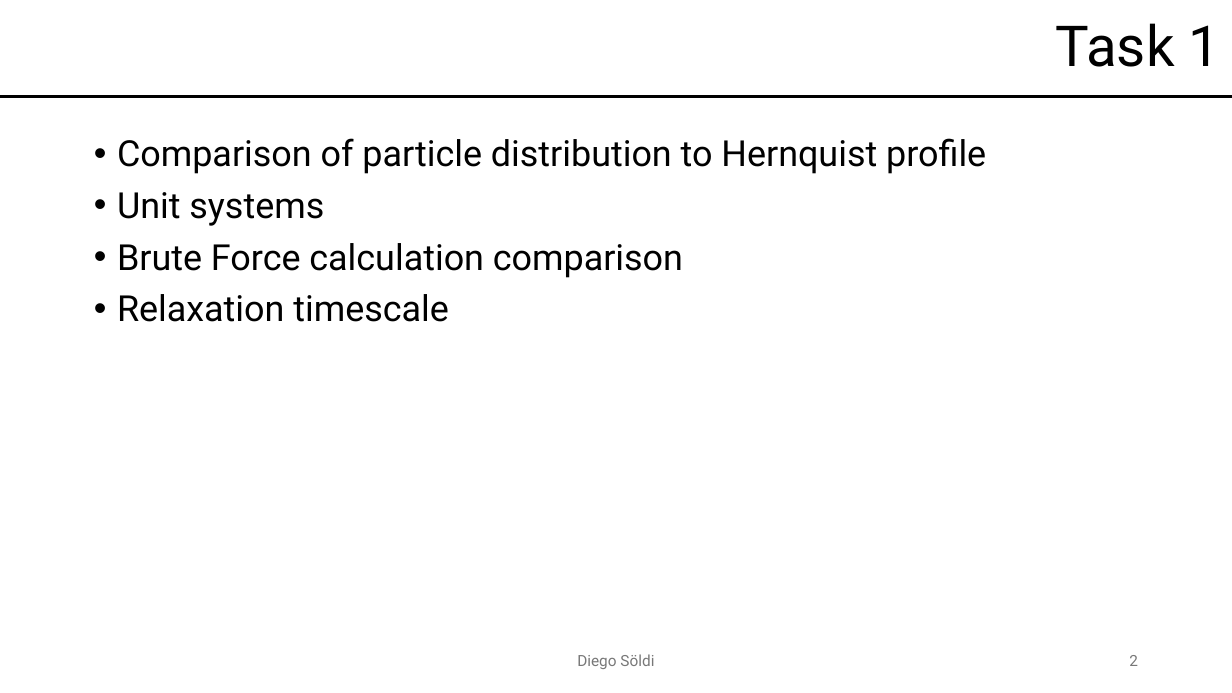
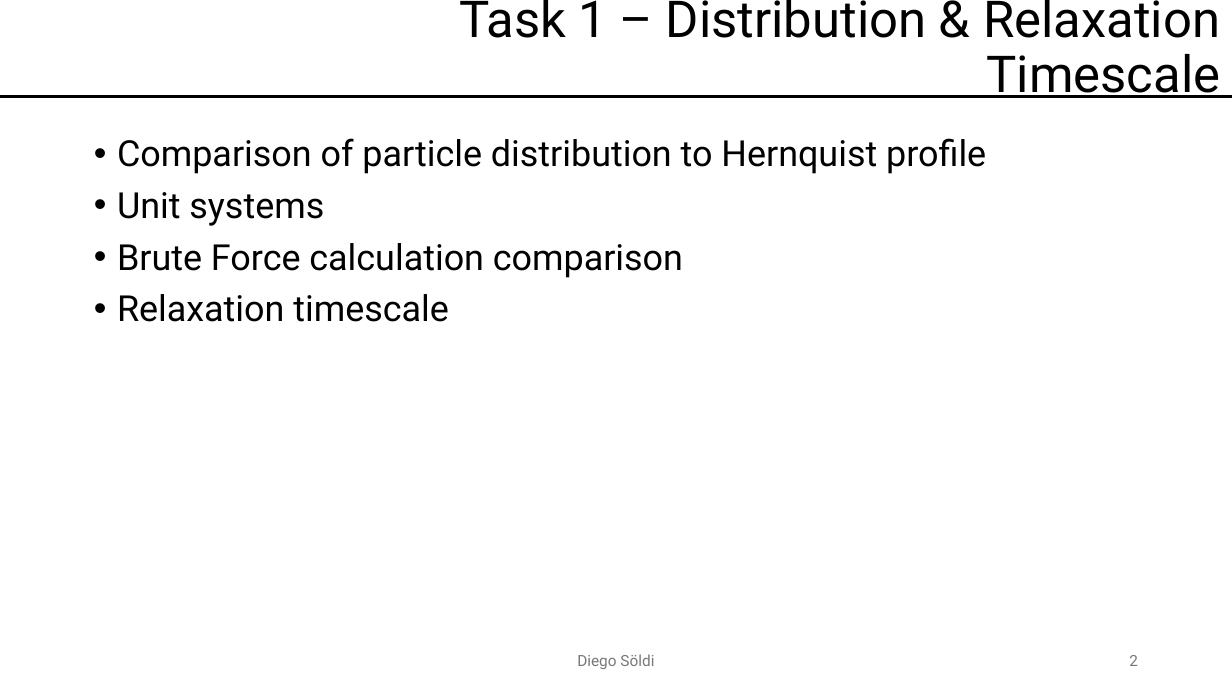
Before and after one commit to DSoeldi/N_Body, a slide deck: slide 2 of Astro_Presentation.pptx. Drawn at 1232x693 pixels with LibreOffice and Linux fonts; fonts in the diff are those of the drawing; background and template pictures are left out. Boxes give left, top, right and bottom in pixels: in the first picture for what was removed or moved away, otherwise in the second. Text is boxed around its words. In the diff, an @@ line names an element or a change of style, - is before the commit and + after.

```diff
--- a/Astro_Presentation.pptx
+++ b/Astro_Presentation.pptx
@@ title at <box>459,0,1221,98</box>: text changed; size 44 to 39.6 pt @@
-Task 1
+Task 1 – Distribution & Relaxation Timescale
```
Also in this commit, not shown: 1 other slide changed, 4 slides added, 27 other files.
